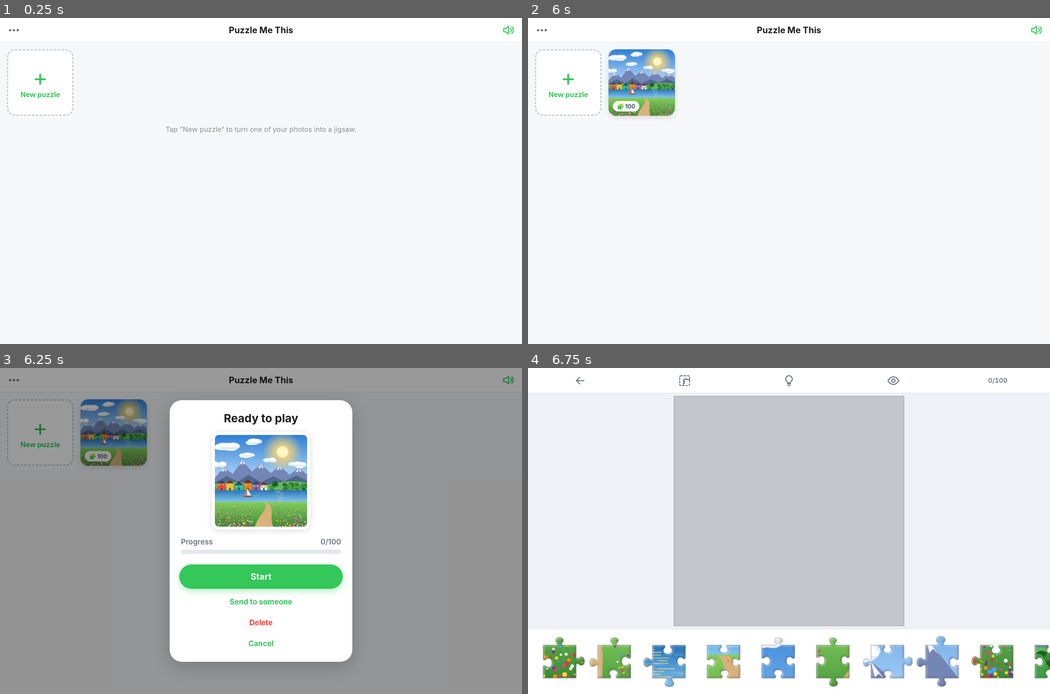
Above: before the commit, frames 1-4 (two rows, left to right).
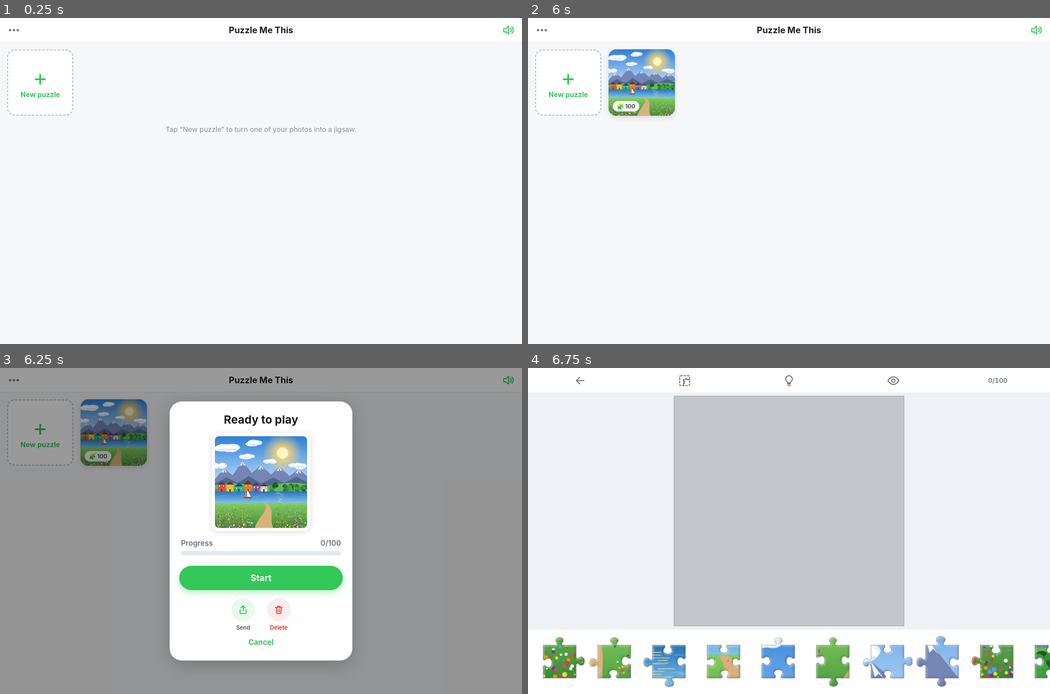
Above: after the commit, the same moments.

Repository: galyacobi06/puzzle-me-this
Game: browser game, page index.html
The game is run twice, just before and just after one commit, with the same random seed, the same clock (stepped at 60 frames per second) and the same inputs.
Inputs (mouse positions are in pixels of both pictures, inside the frame that each line leads up to):
- Up to frame 1 (0.25 s): no input
- Up to frame 2 (6 s): click (590, 50) at 0.27 s; click (590, 57) at 1.07 s; click "Use the sample picture A quic…" at 1.27 s; click (684, 125) at 1.67 s; click "Start puzzle" at 1.77 s; click "Hint" at 1.87 s; press the mouse at (835, 122) at 2.27 s; release the mouse at (789, 112) at 2.4 s; click "Edge pieces only" at 2.47 s; click (825, 210) at 2.87 s; click (789, 311) at 3.07 s; click (726, 223) at 3.47 s; click (997, 31) at 3.67 s; press the mouse at (789, 112) at 4.07 s; release the mouse at (762, 246) at 4.2 s; click "Preview picture" at 4.27 s; click (856, 171) at 4.67 s; click "My puzzles" at 4.87 s; click (554, 50) at 5.27 s; click "Cancel" at 5.47 s; press the mouse at (580, 73) at 5.87 s
- Up to frame 3 (6.25 s): release the mouse at (41, 394) at 6 s; click "🧩 100" at 6.07 s
- Up to frame 4 (6.75 s): click "Start" at 6.27 s; click (809, 429) at 6.47 s; click (997, 381) at 6.67 s

Frames 1-2 are identical in both runs. In frame 3, 3.0% of the frame differs, in the area x 32-68%, y 9-91%; in frame 4, nothing differs.

Commit message:
Puzzle menu: Send, Restart and Delete as round icon buttons
Co-Authored-By: Claude Opus 5.5 <noreply@anthropic.com>
Claude-Session: https://claude.ai/code/session_01Bf6wsZigDySvk5iWkgRLD1

Diff:
--- a/index.html
+++ b/index.html
@@ -110,6 +110,14 @@
 #install{margin:14px 16px 0;background:#fff;border-radius:16px;padding:12px 14px;box-shadow:0 2px 8px rgba(0,0,0,.08);font-size:15px;color:#374151;line-height:1.4;display:flex;gap:10px;align-items:center}
 #install b{color:var(--ink)}
 #install button{margin-left:auto;border:0;background:none;color:#9ca3af;font-size:22px;padding:4px 6px;cursor:pointer}
+.pmacts{display:flex;justify-content:center;gap:26px;margin:18px 0 2px}
+.pmacts button{border:0;background:none;display:flex;flex-direction:column;align-items:center;gap:6px;font:inherit;font-size:13px;font-weight:600;color:#4b5563;cursor:pointer;padding:0;min-width:56px}
+.pmacts .ci{width:54px;height:54px;border-radius:50%;background:#eaf8ee;display:grid;place-items:center;transition:transform .1s}
+.pmacts button:active .ci{transform:scale(.92)}
+.pmacts svg{width:24px;height:24px;fill:none;stroke:var(--green);stroke-width:2;stroke-linecap:round;stroke-linejoin:round}
+.pmacts .del .ci{background:#fdecec}
+.pmacts .del svg{stroke:#ff3b30}
+.pmacts .del{color:#d92d20}
 #fx{position:fixed;inset:0;pointer-events:none;z-index:600}
 </style>
 </head>
@@ -166,8 +174,11 @@
     <div class="prow"><span>Progress</span><span id="pmCount">0/0</span></div>
     <div class="bar"><i id="pmBar"></i></div>
     <button class="primary" id="pmGo">Continue</button>
-    <button class="link" id="pmSend" style="margin-top:6px">Send to someone</button>
-    <div class="row2"><button class="link" id="pmRestart">Restart</button><button class="link danger" id="pmDelete">Delete</button></div>
+    <div class="pmacts" id="pmActs">
+      <button id="pmSend"><span class="ci"><svg viewBox="0 0 24 24"><path d="M12 15V3M7 8l5-5 5 5M5 12v7a2 2 0 0 0 2 2h10a2 2 0 0 0 2-2v-7"/></svg></span>Send</button>
+      <button id="pmRestart"><span class="ci"><svg viewBox="0 0 24 24"><path d="M3 12a9 9 0 1 0 3-6.7L3 8"/><path d="M3 3v5h5"/></svg></span>Restart</button>
+      <button id="pmDelete" class="del"><span class="ci"><svg viewBox="0 0 24 24"><path d="M4 7h16M10 11v6M14 11v6M6 7l1 12a2 2 0 0 0 2 2h6a2 2 0 0 0 2-2l1-12M9 7V4h6v3"/></svg></span>Delete</button>
+    </div>
     <button class="link" id="pmClose">My puzzles</button>
   </div>
 </div>
@@ -646,7 +657,7 @@
   $('#pmDelete').style.display=welcome?'none':'';
   $('#pmRestart').onclick=async()=>{close_('#pm');if(await ask('Current progress will be lost if you restart this puzzle.','Restart',true)){restartRec(r);openGame(r)}else renderLib()};
   $('#pmDelete').onclick=async()=>{close_('#pm');if(await ask('Delete this puzzle? This can’t be undone.','Delete',false)){DB.del(r.id);renderLib()}};
-  $('#pmSend').style.display=welcome?'none':'';
+  $('#pmActs').style.display=welcome?'none':'';
   $('#pmSend').onclick=()=>sendPuzzle(r);
   $('#pmClose').textContent=welcome?'My puzzles':'Cancel';
   $('#pmClose').onclick=()=>close_('#pm');
